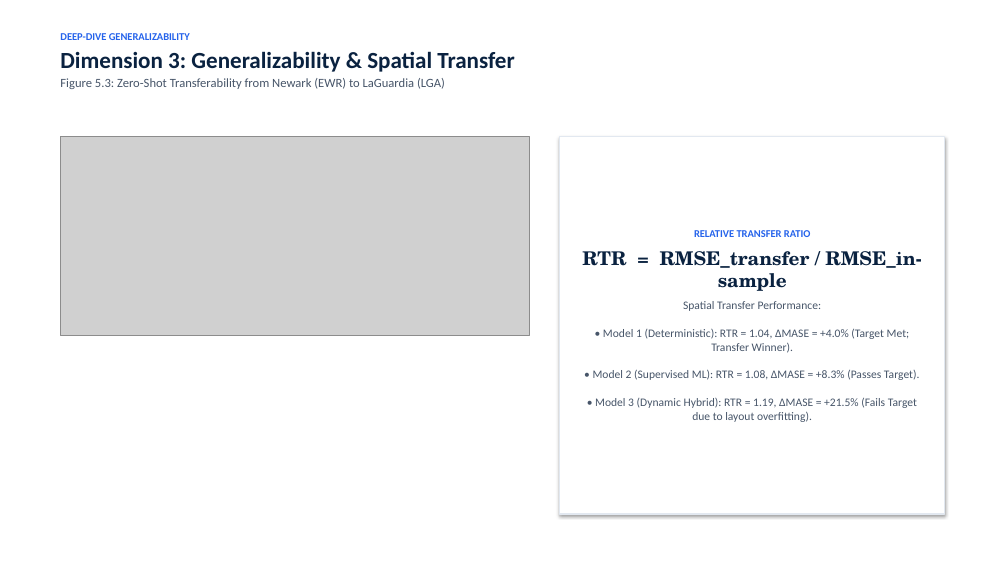
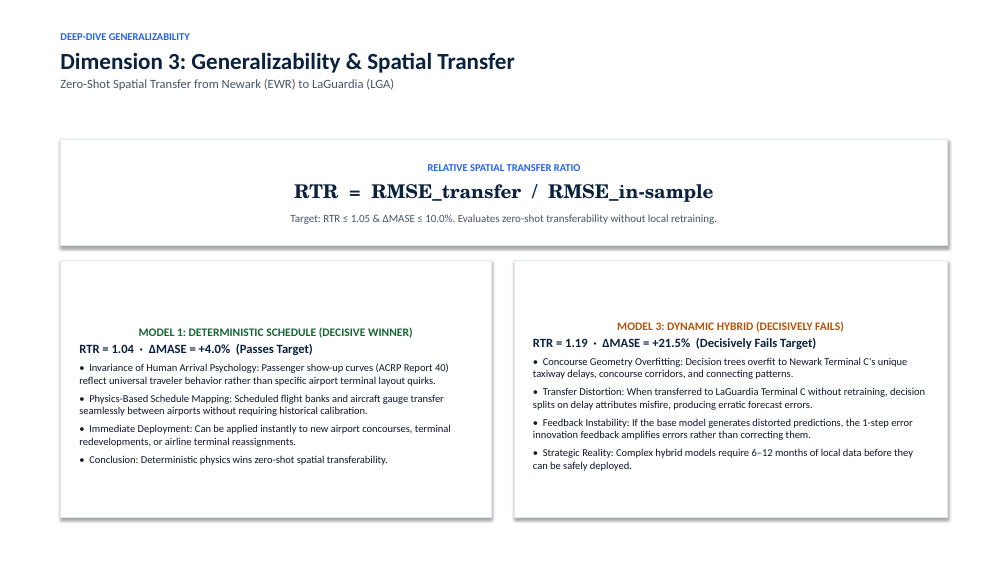
Before and after one commit to leila-gleich/final-thesis, a slide deck: slide 30 of Recommended-Thesis-Defense-Deck.pptx. Drawn at 1008x567 pixels with LibreOffice and Linux fonts; fonts in the diff are those of the drawing; grey boxes stand for pictures. Boxes give left, top, right and bottom in pixels: in the first picture for what was removed or moved away, otherwise in the second. Text is boxed around its words. In the diff, an @@ line names an element or a change of style, - is before the commit and + after.

Commit message:
feat(defense): build executive recommended defense presentation deck (v5.11)
- Build pristine 32-slide presentation strictly adhering to RECOMMENDED_SLIDE_VISUALIZATIONS.md
- Eliminate all raster screenshot dumps, replacing them with crisp native shapes and KPI blocks
- Implement APA 7 native PowerPoint table for Table 4.10 holdout benchmarks
- Format centered mathematical display equations with clean typography and no broken LaTeX tokens
- Use connected process chains and 3x3 airport badge matrix for methodology and cohort slides
- Synchronize deck to root, master-docs/, and thesis_final_package/defense/
- Update results/00_VERSION_CONTROL_AND_PROVENANCE.md to v5.11

```diff
--- a/Recommended-Thesis-Defense-Deck.pptx
+++ b/Recommended-Thesis-Defense-Deck.pptx
@@ text at bbox=[60, 79, 394, 90]: text changed @@
-Figure 5.3: Zero-Shot Transferability from Newark (EWR) to LaGuardia (LGA)
+Zero-Shot Spatial Transfer from Newark (EWR) to LaGuardia (LGA)
@@ picture removed at bbox=[60, 136, 529, 336] @@
@@ rectangle added at bbox=[60, 140, 948, 246], fill #FFFFFF, outline #E2E8F0 1 pt, 10.5 pt, text #475569 @@
+RELATIVE SPATIAL TRANSFER RATIO
+RTR = RMSE_transfer / RMSE_in-sample
+Target: RTR ≤ 1.05 & ΔMASE ≤ 10.0%. Evaluates zero-shot transferability without local retraining.
@@ rectangle "MODEL 1: DETERMINISTIC SCHEDULE (DECISIVE ...": place and size @@
-rectangle "MODEL 1: DETERMINISTIC SCHEDULE (DECISIVE ..." at bbox=[560, 136, 945, 514]
+rectangle "MODEL 1: DETERMINISTIC SCHEDULE (DECISIVE ..." at bbox=[60, 261, 492, 518]
@@ rectangle added at bbox=[514, 261, 948, 518], fill #FFFFFF, outline #E2E8F0 1 pt, 10 pt, text #0F172A @@
+MODEL 3: DYNAMIC HYBRID (DECISIVELY FAILS)
+RTR = 1.19 · ΔMASE = +21.5% (Decisively Fails Target)
+• Concourse Geometry Overfitting: Decision trees overfit to Newark Terminal C's unique taxiway delays, concourse corridors, and connecting patterns.
+• Transfer Distortion: When transferred to LaGuardia Terminal C without retraining, decision splits on delay attributes misfire, producing erratic forecast errors.
+• Feedback Instability: If the base model generates distorted predictions, the 1-step error innovation feedback amplifies errors rather than correcting them.
+• Strategic Reality: Complex hybrid models require 6–12 months of local data before they can be safely deployed.
@@ text in rectangle at bbox=[79, 327, 451, 465]: text changed; size 11 to 10 pt; text colour #475569 to #0F172A @@
-RELATIVE TRANSFER RATIO
-RTR = RMSE_transfer / RMSE_in-sample
-Spatial Transfer Performance:
-• Model 1 (Deterministic): RTR = 1.04, ΔMASE = +4.0% (Target Met; Transfer Winner).
-• Model 2 (Supervised ML): RTR = 1.08, ΔMASE = +8.3% (Passes Target).
-• Model 3 (Dynamic Hybrid): RTR = 1.19, ΔMASE = +21.5% (Fails Target due to layout overfitting).
+MODEL 1: DETERMINISTIC SCHEDULE (DECISIVE WINNER)
+RTR = 1.04 · ΔMASE = +4.0% (Passes Target)
+• Invariance of Human Arrival Psychology: Passenger show-up curves (ACRP Report 40) reflect universal traveler behavior rather than specific airport terminal layout quirks.
+• Physics-Based Schedule Mapping: Scheduled flight banks and aircraft gauge transfer seamlessly between airports without requiring historical calibration.
+• Immediate Deployment: Can be applied instantly to new airport concourses, terminal redevelopments, or airline terminal reassignments.
+• Conclusion: Deterministic physics wins zero-shot spatial transferability.
```
Also in this commit, not shown: 22 other slides changed, 9 slides added, 9 slides removed, 4 other files.
